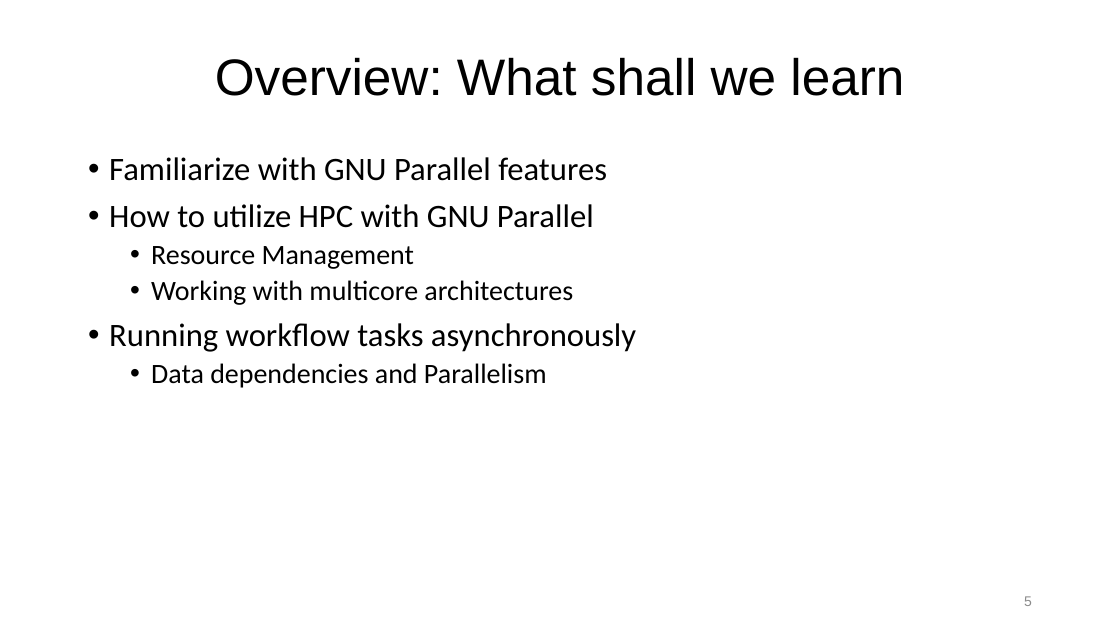
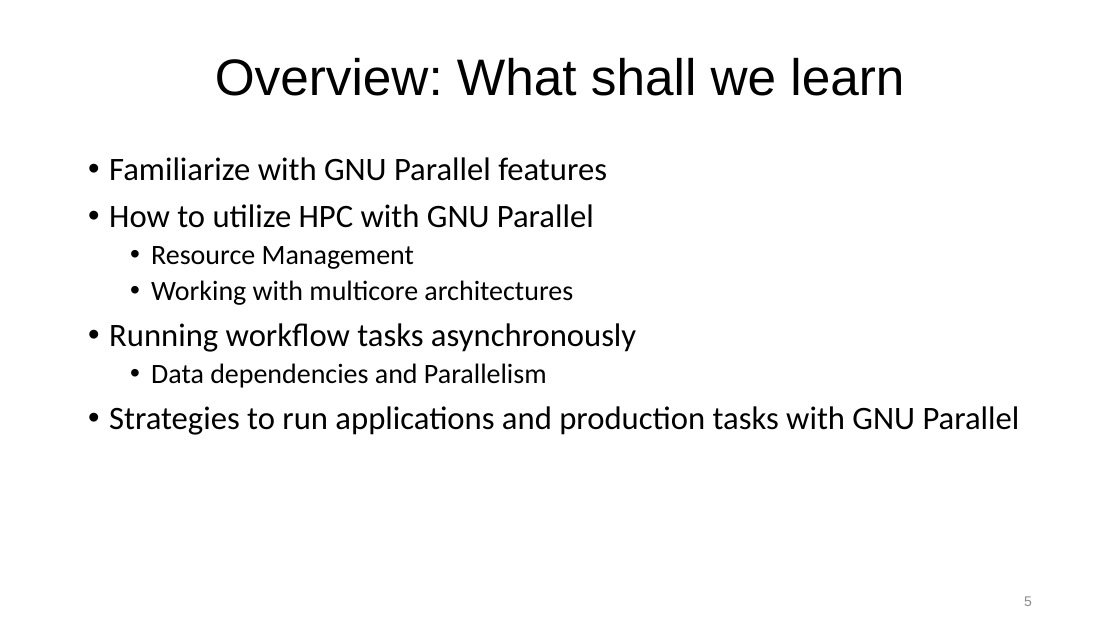
Before and after one commit to ketancmaheshwari/escience23tut, a slide deck: slide 5 of gnu-parallel-tutorial.pptx. Drawn at 1120x630 pixels with LibreOffice and Linux fonts; fonts in the diff are those of the drawing. Boxes give left, top, right and bottom in pixels: in the first picture for what was removed or moved away, otherwise in the second. Text is boxed around its words. In the diff, an @@ line names an element or a change of style, - is before the commit and + after.

```diff
--- a/gnu-parallel-tutorial.pptx
+++ b/gnu-parallel-tutorial.pptx
@@ text at (x1=109, y1=406, x2=1020, y2=435): paragraph added @@
+• Strategies to run applications and production tasks with GNU Parallel
```
Also in this commit, not shown: 3 other slides changed, 1 other file.
